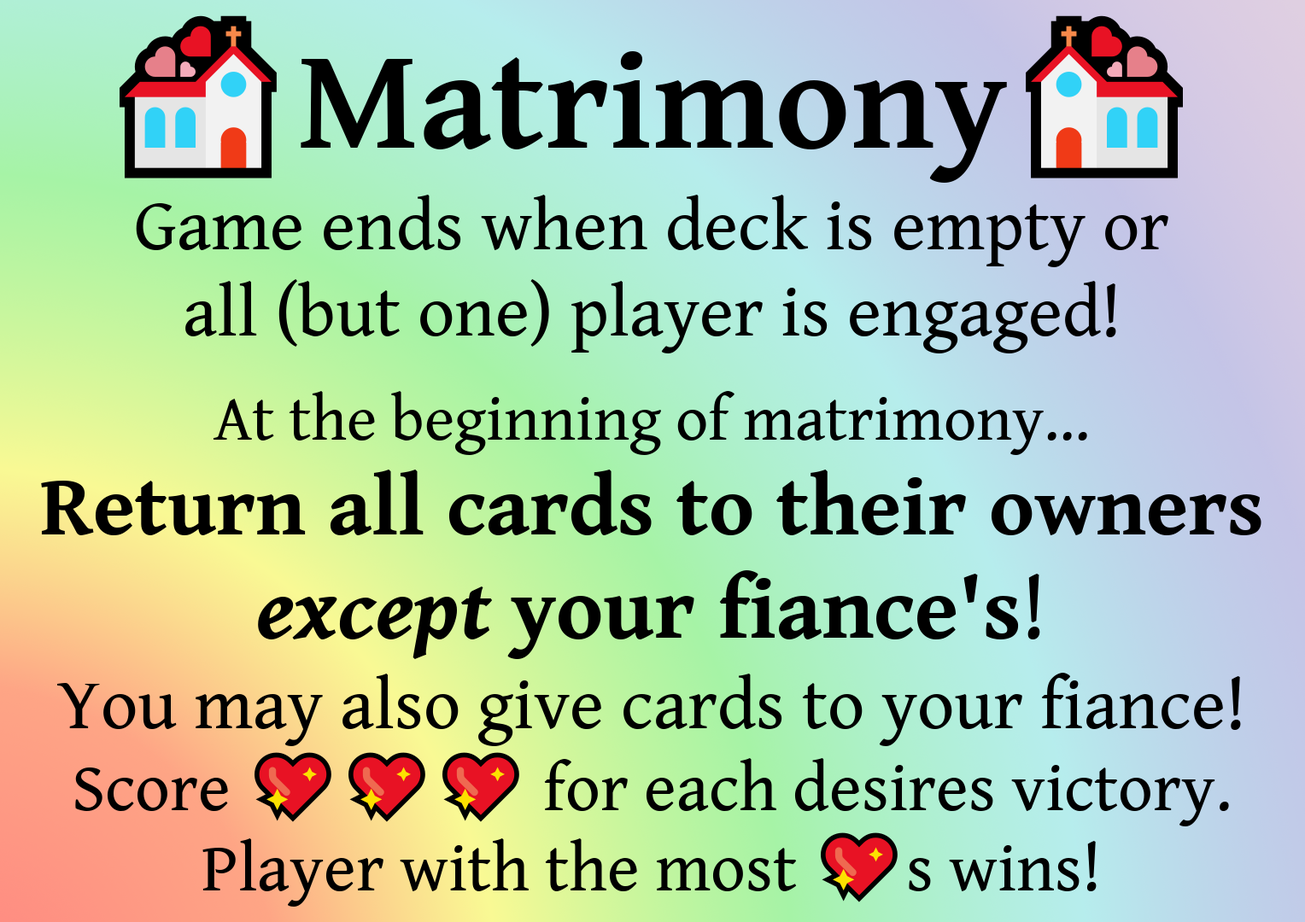
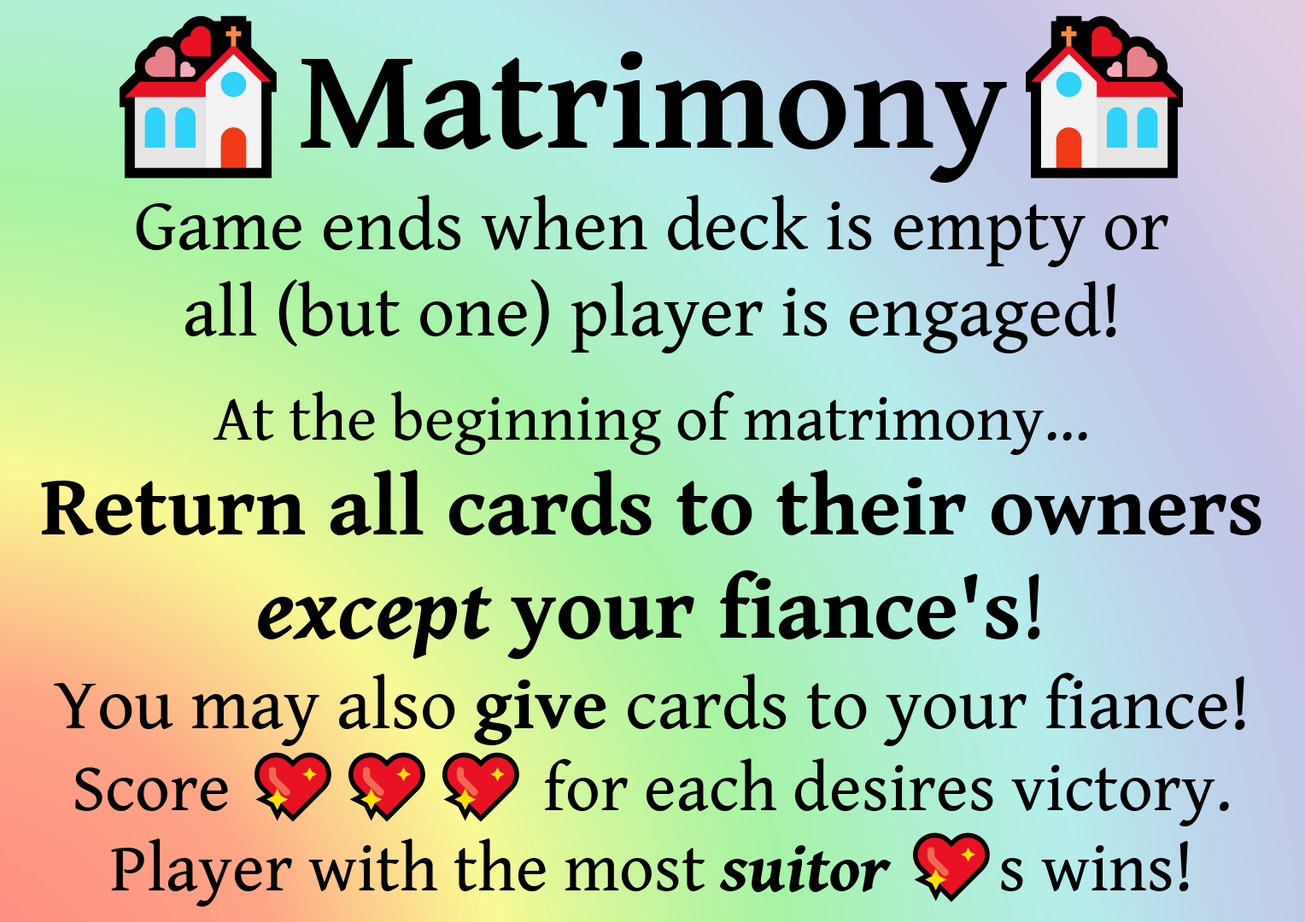
Before/after of a 1305x922 layered artwork. What changed in the layer stack:
painted on "Game ends when deck is empty o..." over bbox(53, 672, 1246, 907)
